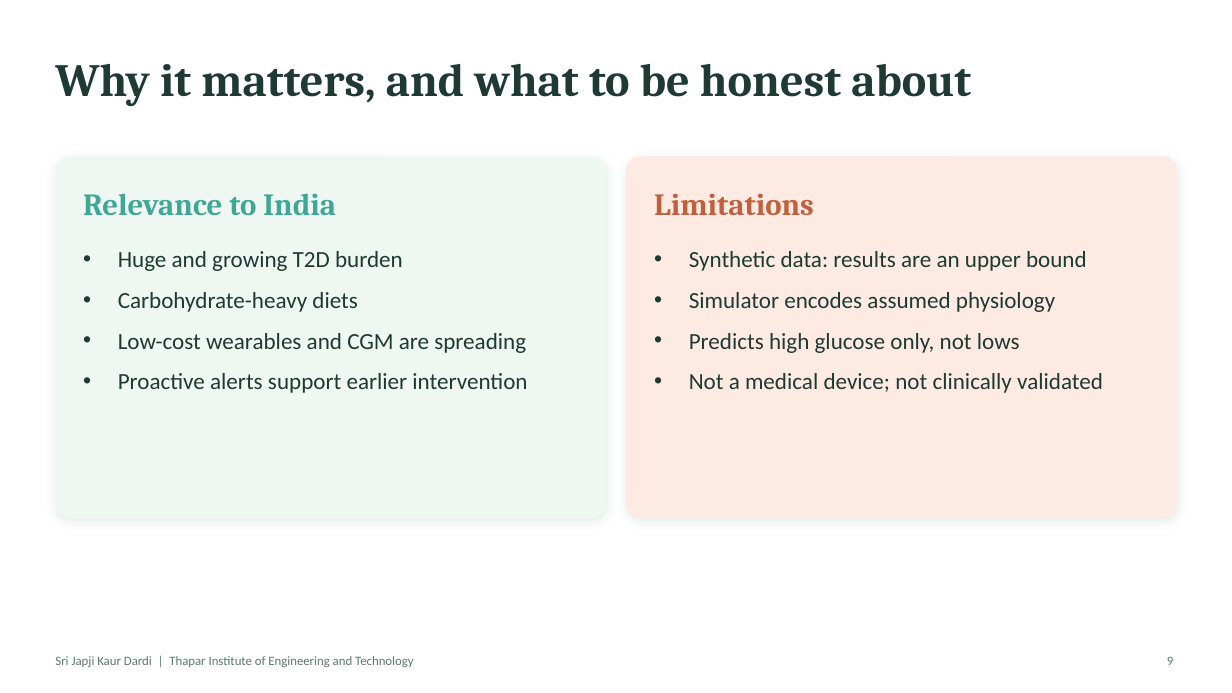
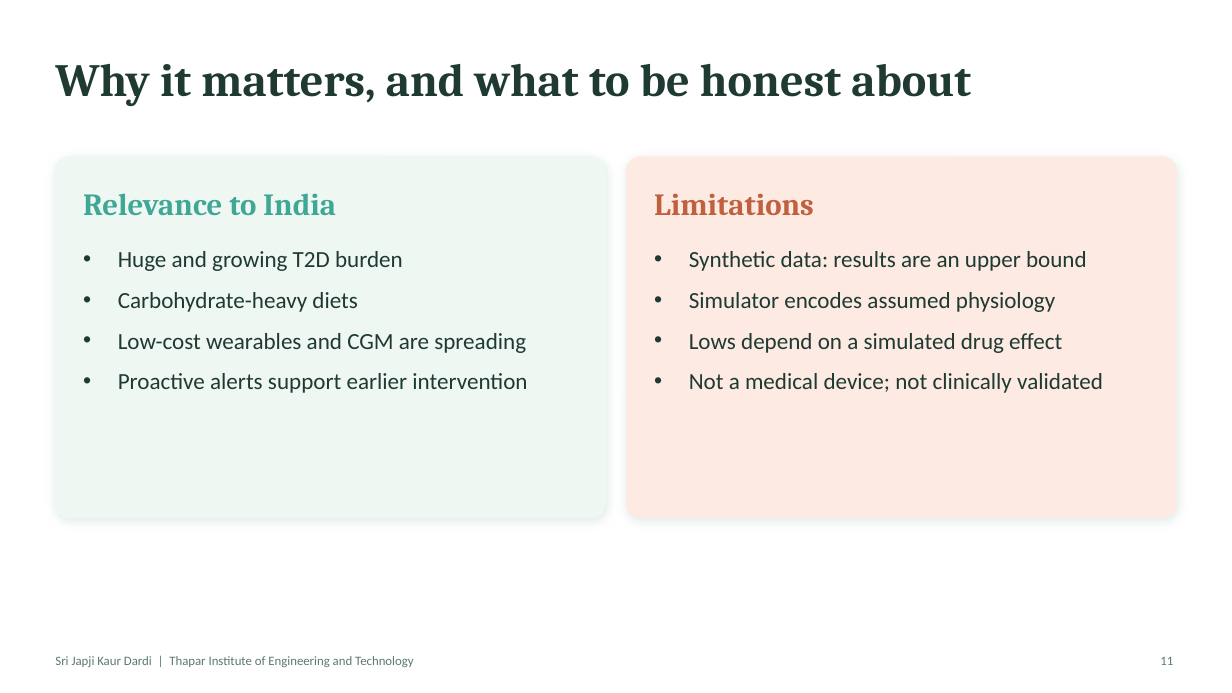
Before and after one commit to Srijapjikdardi/t2d-digital-twin, a slide deck: slide 11 of docs/presentation.pptx (slide 9 before the commit). Drawn at 1232x693 pixels with LibreOffice and Linux fonts; fonts in the diff are those of the drawing. Boxes give left, top, right and bottom in pixels: in the first picture for what was removed or moved away, otherwise in the second. Text is boxed around its words. In the diff, an @@ line names an element or a change of style, - is before the commit and + after.

```diff
--- a/docs/presentation.pptx
+++ b/docs/presentation.pptx
@@ text at [689,333,1062,353]: text changed @@
-• Predicts high glucose only, not lows
+• Lows depend on a simulated drug effect
@@ text at [1160,657,1173,665]: text changed @@
-9
+11
```
Also in this commit, not shown: 7 other slides changed, 2 slides added, 20 other files.
